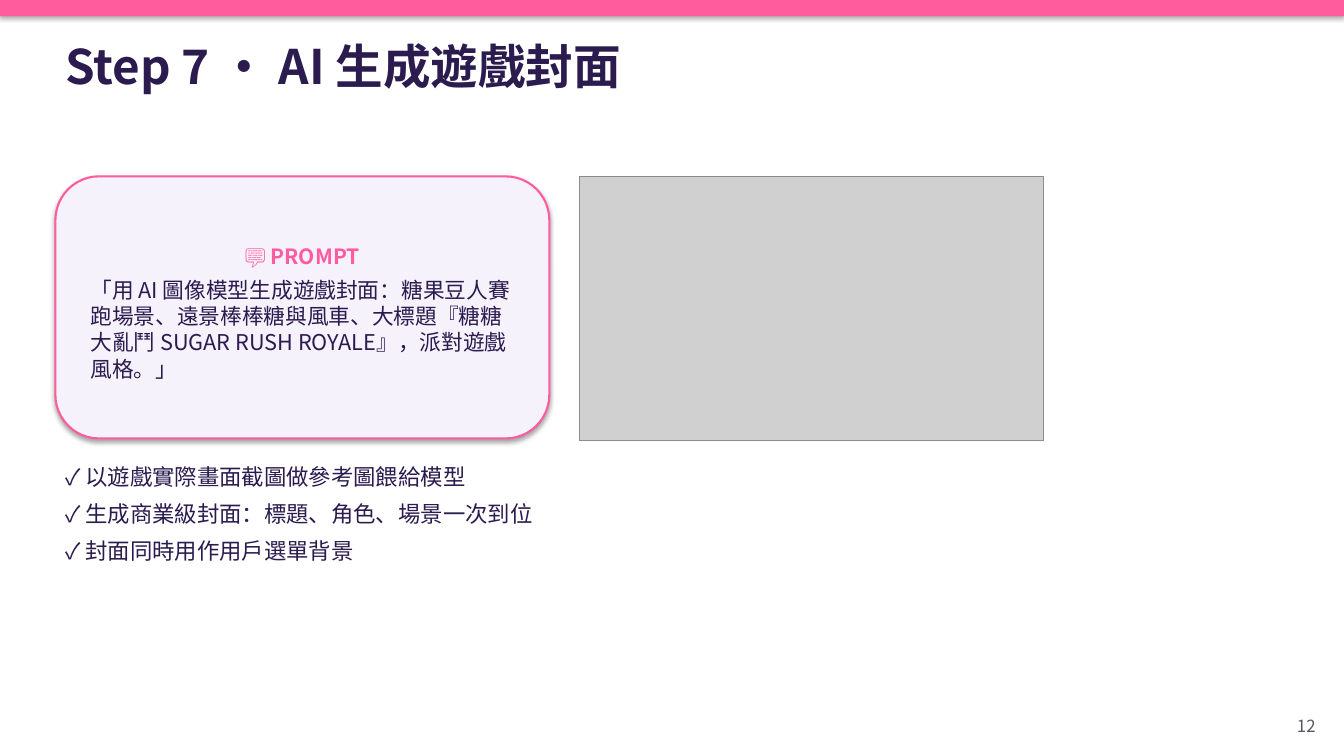
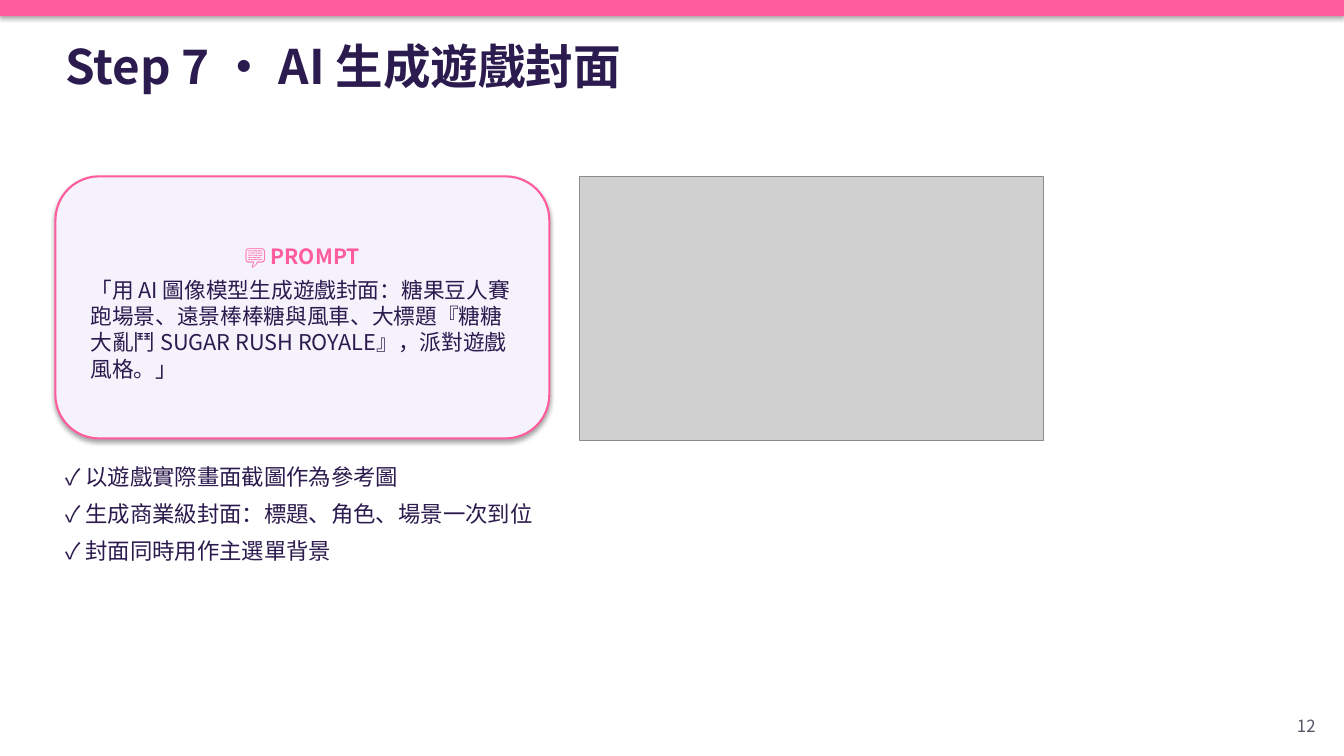
Before and after one commit to chengkaho98-svg/Mini3Dgame, a slide deck: slide 12 of 糖糖大亂鬥_AI開發Playbook.pptx. Drawn at 1344x756 pixels with LibreOffice and Linux fonts; fonts in the diff are those of the drawing; grey boxes stand for pictures. Boxes give left, top, right and bottom in pixels: in the first picture for what was removed or moved away, otherwise in the second. Text is boxed around its words. In the diff, an @@ line names an element or a change of style, - is before the commit and + after.

```diff
--- a/糖糖大亂鬥_AI開發Playbook.pptx
+++ b/糖糖大亂鬥_AI開發Playbook.pptx
@@ text at box(86, 466, 399, 487): text changed @@
-✓ 以遊戲實際畫面截圖做參考圖餵給模型
+✓ 以遊戲實際畫面截圖作為參考圖
@@ text at box(86, 540, 332, 561): text changed @@
-✓ 封面同時用作用戶選單背景
+✓ 封面同時用作主選單背景
```
Also in this commit, not shown: 13 other slides changed, 32 other files.
